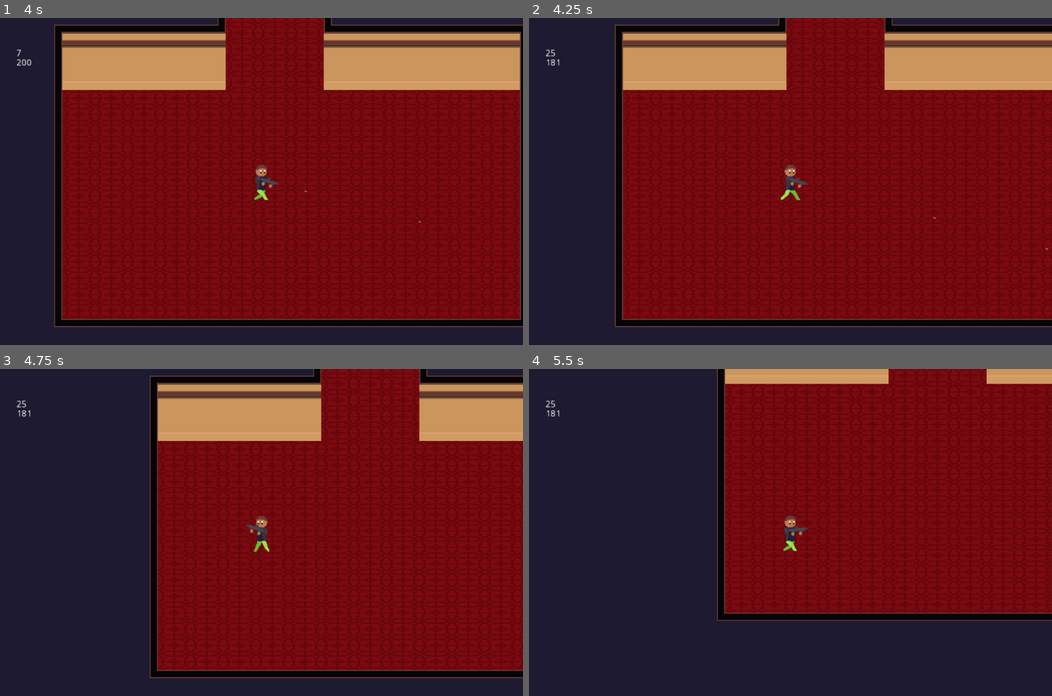
Above: before the commit, frames 1-4 (two rows, left to right).
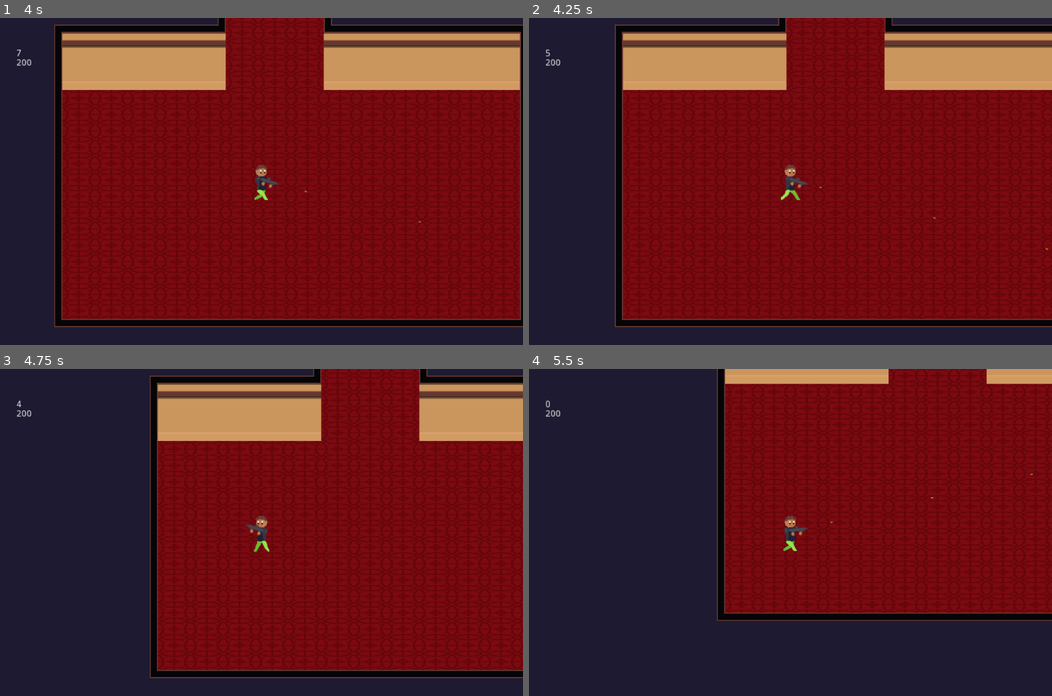
Above: after the commit, the same moments.

Repository: sirBamson/borlaier
Game: Godot game, scene res://Scenes/SceneController.tscn
Two runs of this game, one before a commit and one after it. Both use one fixed random seed, a clock stepped at 60 frames per second and the inputs below.
Inputs (mouse positions are in pixels of both pictures, inside the frame that each line leads up to):
- Up to frame 1 (4 s): tap Enter (ui_accept) at 0.5, 0.77, 1.52, 3.02, 3.77 s; move the mouse to (376, 165) at 0.52 s; hold Right (ui_right) 0.53-1.28 s; hold Space (fire) 0.53-1.28 s; move the mouse to (156, 197) at 1.27 s; hold Down (ui_down) 1.28-2.03 s; tap Space (fire) at 1.35, 2.85 s; move the mouse to (313, 109) at 2.02 s; hold Right (ui_right) 2.03-2.78 s; hold Space (fire) 2.03-2.78 s; move the mouse to (235, 246) at 2.77 s; hold Up (ui_up) 2.78-3.53 s; move the mouse to (418, 230) at 3.52 s; hold Left (ui_left) from 3.53 s (still down); hold Space (fire) from 3.53 s (still down)
- Up to frame 2 (4.25 s): keep holding Left (ui_left); keep holding Space (fire); tap R (reload) at 4.15 s
- Up to frame 3 (4.75 s): keep holding Left (ui_left); move the mouse to (104, 483) at 4.27 s; release Space (fire) at 4.28 s; tap Space (fire) at 4.35 s; tap Enter (ui_accept) at 4.52 s
- Up to frame 4 (5.5 s): move the mouse to (816, 532) at 5.02 s; release Left (ui_left) at 5.03 s; hold Down (ui_down) from 5.03 s (still down); hold Space (fire) from 5.03 s (still down)

Frame 1 is identical in both runs. In frame 2, less than 0.1% of the frame differs, in the area x 3-56%, y 9-52%; in frame 3, less than 0.1%; in frame 4, less than 0.1%, in the area x 3-97%, y 9-47%.

Commit message:
Changed reload

Diff:
--- a/Scripts/Gun.gd
+++ b/Scripts/Gun.gd
@@ -19,7 +19,7 @@
 		scale = Vector2(1, 1)
 
 
-	if Input.is_action_pressed("reload") and PlayerGlobals.bullets_in_mag < 25 and PlayerGlobals.bullets_left > 0 and can_fire:
+	if Input.is_action_just_pressed("reload") and PlayerGlobals.bullets_in_mag < 25 and PlayerGlobals.bullets_left > 0 and can_fire:
 		#PlayerGlobals.bullets_left += PlayerGlobals.bullets_in_mag
 
 		$GunReloadSound.play()
